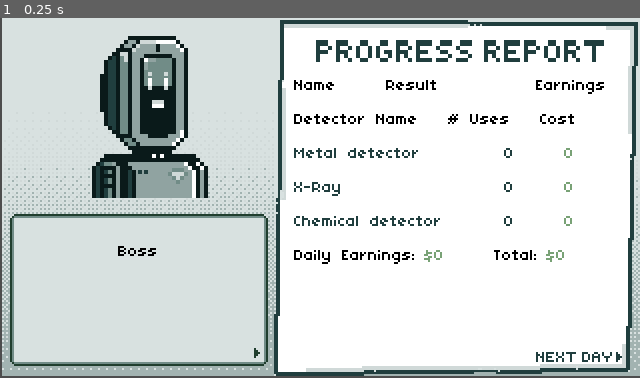
Above: before the commit, frame 1.
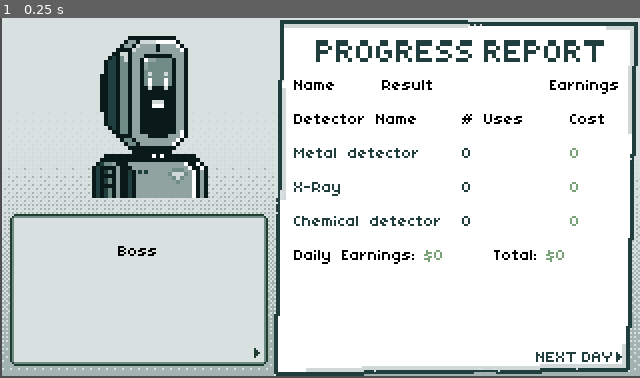
Above: after the commit, the same moment.

Repository: hkattt/blind-box-co
Game: Godot game, scene res://scenes/screens/DailyReport.tscn
Two runs of this game, one before a commit and one after it. Both use one fixed random seed, a clock stepped at 60 frames per second and the inputs below. This scene is started directly instead of the project's main scene. Sound files missing from this copy of the repository are replaced by a short silence.
Inputs:
- Up to frame 1 (0.25 s): no input

The runs differ from the first frame. In frame 1, 0.7% of the frame differs, in the area x 59-97%, y 17-58%.
Error in both runs: Out of bounds get index '0' (on base: 'Array') (res://scripts/managers/DialogueManager.gd:40)

Commit message:
Improving report UI

Diff:
--- a/src/scenes/ui/Report/DetectorItem.tscn
+++ b/src/scenes/ui/Report/DetectorItem.tscn
@@ -5,7 +5,6 @@
 [node name="DetectorItem" type="HBoxContainer"]
 size_flags_horizontal = 3
 size_flags_vertical = 4
-theme_override_constants/separation = 25
 script = ExtResource("1_hps15")
 
 [node name="DetectorName" type="Label" parent="."]
@@ -16,6 +15,7 @@
 
 [node name="NumberOfUses" type="Label" parent="."]
 texture_filter = 3
+custom_minimum_size = Vector2(50, 0)
 layout_mode = 2
 text = "# Uses"
 
--- a/src/scenes/ui/Report/DetectorItemHeader.tscn
+++ b/src/scenes/ui/Report/DetectorItemHeader.tscn
@@ -5,18 +5,18 @@
 [node name="DetectorItemHeader" type="HBoxContainer"]
 size_flags_horizontal = 3
 size_flags_vertical = 4
-theme_override_constants/separation = 15
 script = ExtResource("1_hr5sg")
 
 [node name="DetectorName" type="Label" parent="."]
 texture_filter = 3
-custom_minimum_size = Vector2(60, 0)
+custom_minimum_size = Vector2(80, 0)
 layout_mode = 2
 theme_override_colors/font_color = Color(0, 0, 0, 1)
 text = "Detector Name"
 
 [node name="NumberOfUses" type="Label" parent="."]
 texture_filter = 3
+custom_minimum_size = Vector2(50, 0)
 layout_mode = 2
 theme_override_colors/font_color = Color(0, 0, 0, 1)
 text = "# Uses"
--- a/src/scenes/ui/Report/ReportItem.tscn
+++ b/src/scenes/ui/Report/ReportItem.tscn
@@ -15,7 +15,7 @@
 
 [node name="Result" type="Label" parent="."]
 texture_filter = 3
-custom_minimum_size = Vector2(70, 0)
+custom_minimum_size = Vector2(80, 0)
 layout_mode = 2
 text = "Result"
 
--- a/src/scenes/ui/Report/ReportItemHeader.tscn
+++ b/src/scenes/ui/Report/ReportItemHeader.tscn
@@ -5,18 +5,18 @@
 [node name="ReportItemHeader" type="HBoxContainer"]
 size_flags_horizontal = 3
 size_flags_vertical = 4
-theme_override_constants/separation = 25
 script = ExtResource("1_rfks6")
 
 [node name="CustomerName" type="Label" parent="."]
 texture_filter = 3
+custom_minimum_size = Vector2(40, 0)
 layout_mode = 2
 theme_override_colors/font_color = Color(0, 0, 0, 1)
 text = "Name"
 
 [node name="Result" type="Label" parent="."]
 texture_filter = 3
-custom_minimum_size = Vector2(50, 0)
+custom_minimum_size = Vector2(80, 0)
 layout_mode = 2
 theme_override_colors/font_color = Color(0, 0, 0, 1)
 text = "Result"
